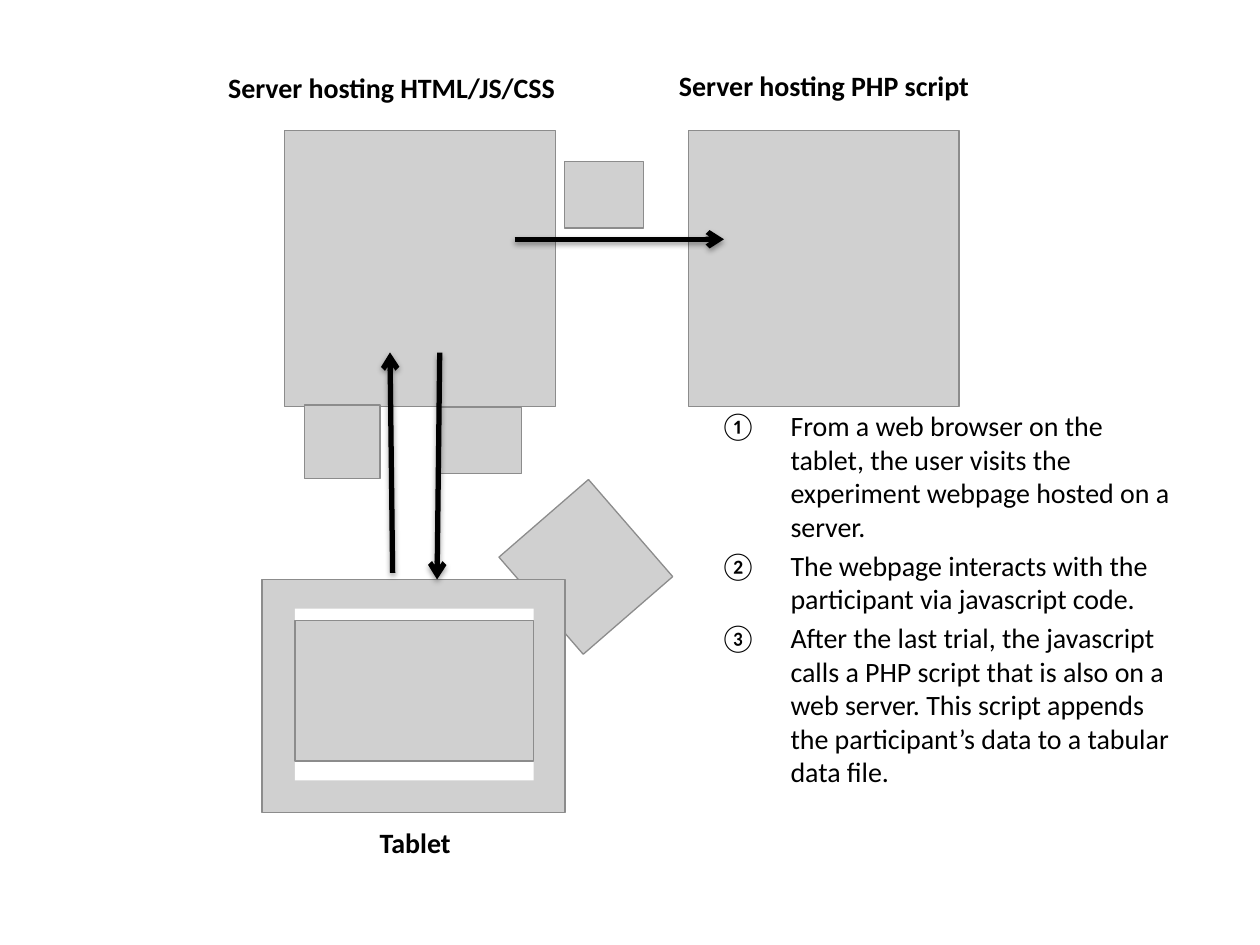
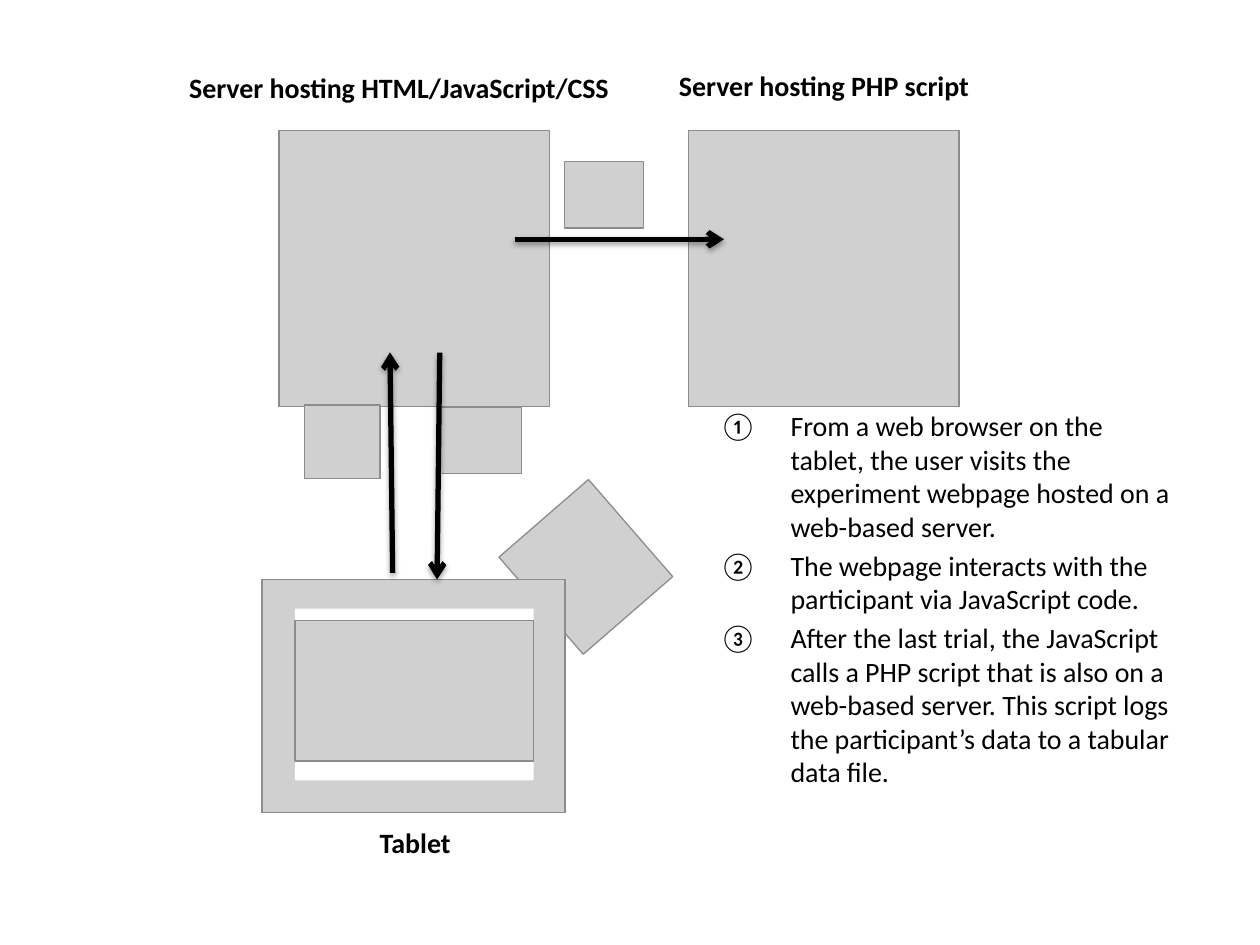
Before and after one commit to langcog/tablet, a slide deck: slide 1 of writeup/figures/TAB_COMP_Diagram.pptx. Drawn at 1260x945 pixels with LibreOffice and Linux fonts; fonts in the diff are those of the drawing; grey boxes stand for pictures. Boxes give left, top, right and bottom in pixels: in the first picture for what was removed or moved away, otherwise in the second. Text is boxed around its words. In the diff, an @@ line names an element or a change of style, - is before the commit and + after.

```diff
--- a/writeup/figures/TAB_COMP_Diagram.pptx
+++ b/writeup/figures/TAB_COMP_Diagram.pptx
@@ text at [189,78,608,103]: text changed @@
-Server hosting HTML/JS/CSS
+Server hosting HTML/JavaScript/CSS
@@ picture: place and size @@
-picture at [285,130,556,406]
+picture at [280,130,551,406]
@@ text at [791,416,1169,783]: text changed @@
-1. From a web browser on the tablet, the user visits the experiment webpage hosted on a server.
-2. The webpage interacts with the participant via javascript code.
-3. After the last trial, the javascript calls a PHP script that is also on a web server. This script appends the participant’s data to a tabular data file.
+1. From a web browser on the tablet, the user visits the experiment webpage hosted on a web-based server.
+2. The webpage interacts with the participant via JavaScript code.
+3. After the last trial, the JavaScript calls a PHP script that is also on a web-based server. This script logs the participant’s data to a tabular data file.
```
Also in this commit, not shown: 1 other file.
